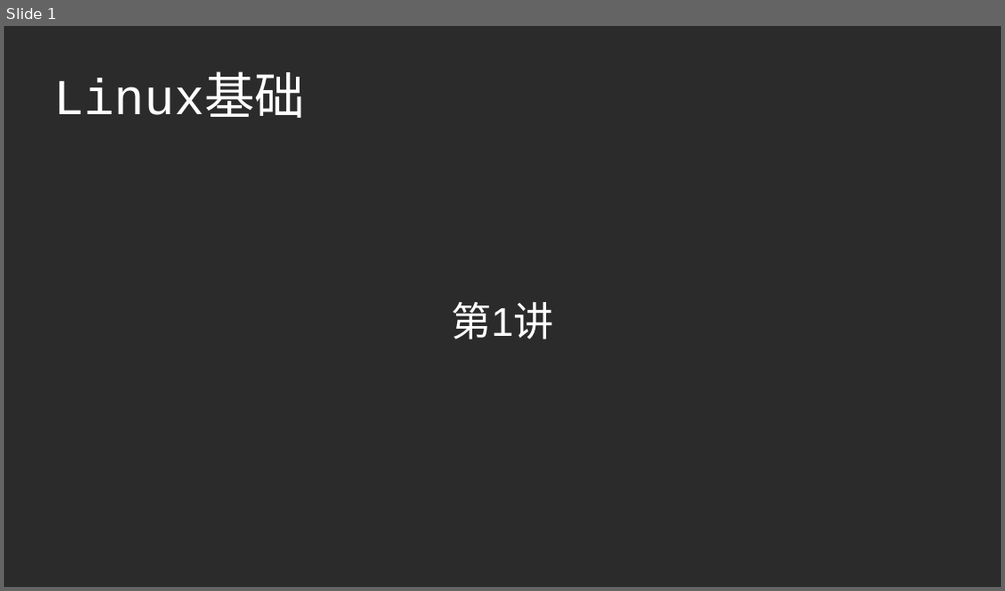
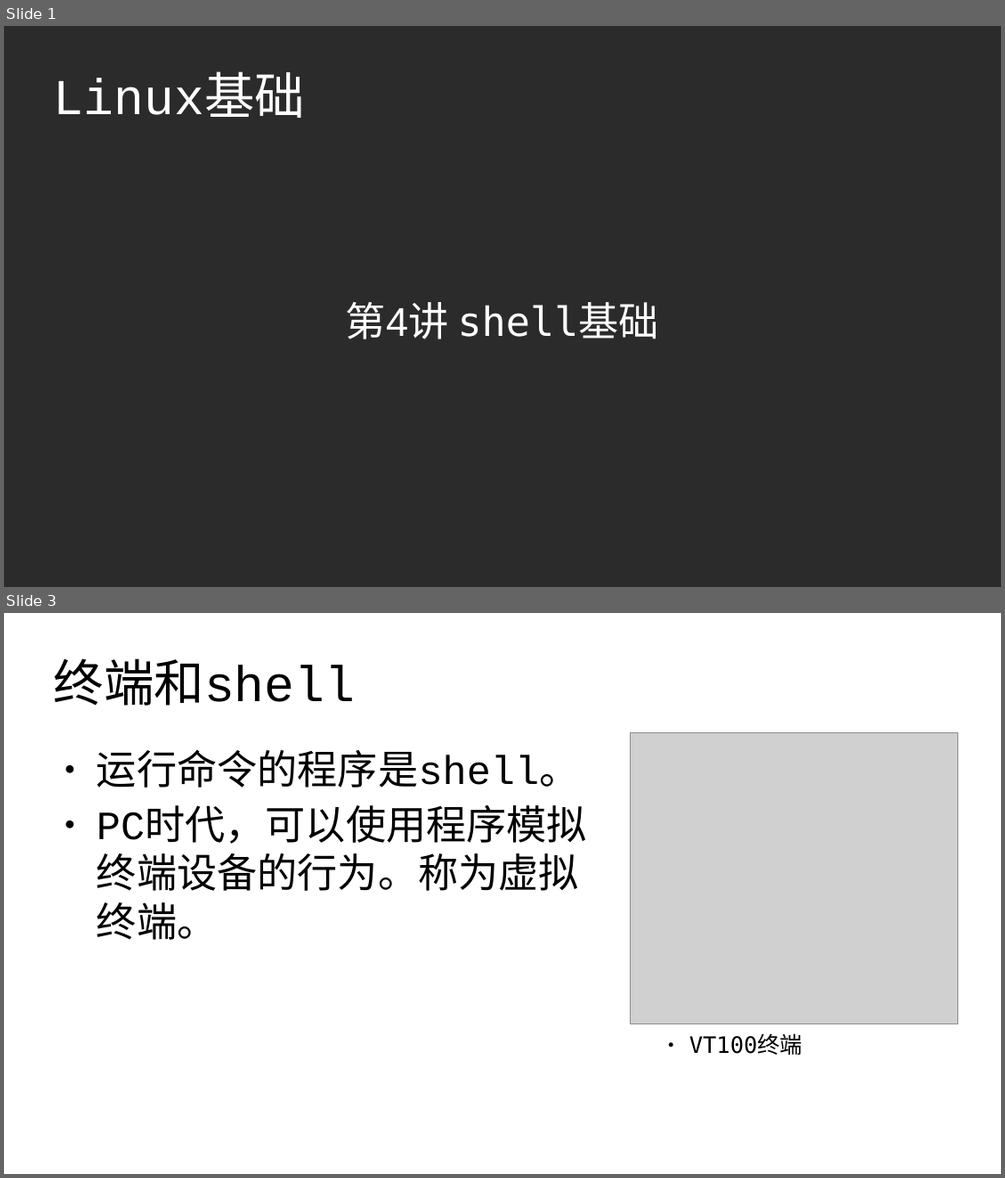
Before and after one commit to master-genius/linux-system, a slide deck: ch04/ch04-shell基础.odp. Shown one above the other, each under a label of ours: slide 1 before the commit, slides 1 and 3 after it; the slides between them are not shown. The pictures are 1005x591 and 1005x1178 pixels, drawn with LibreOffice and Linux fonts; fonts in the diff are those of the drawing; grey boxes stand for pictures; background and template pictures are left out; a plain dark background stands for a picture behind light text. Boxes give left, top, right and bottom in pixels: in the first picture for what was removed or moved away, otherwise in the second. Text is boxed around its words. In the diff, an @@ line names an element or a change of style, - is before the commit and + after.

```diff
--- a/ch04/ch04-shell基础.odp
+++ b/ch04/ch04-shell基础.odp
@@ slide 3 added at [4, 613, 1001, 1174], background #FFFFFF @@
@@ title added at [54, 658, 355, 706], 40 pt, text #000000 @@
+终端和shell
@@ picture added at [631, 733, 958, 1024] @@
@@ text added at [97, 749, 587, 940], 32 pt, text #000000 @@
+● 运行命令的程序是shell。
+● PC时代，可以使用程序模拟终端设备的行为。称为虚拟终端。
@@ text added at [689, 1035, 802, 1054], 18 pt, text #000000 @@
+● VT100终端
@@ slide 1 changed as well @@
@@ subtitle at [346, 302, 659, 339]: text changed @@
-第1讲
+第4讲 shell基础
```
Also in this commit, not shown: 16 other slides added, 6 other files.
